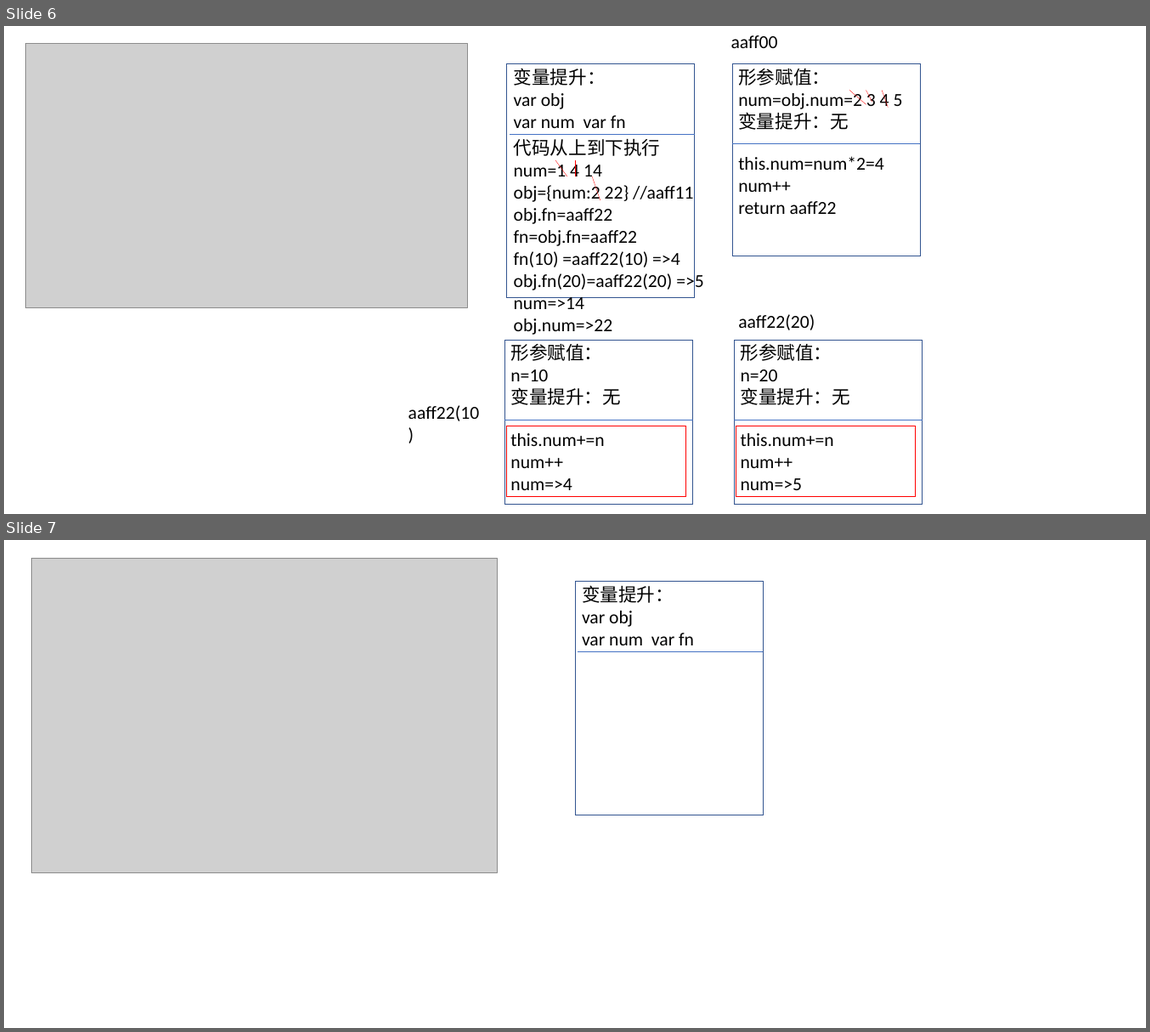
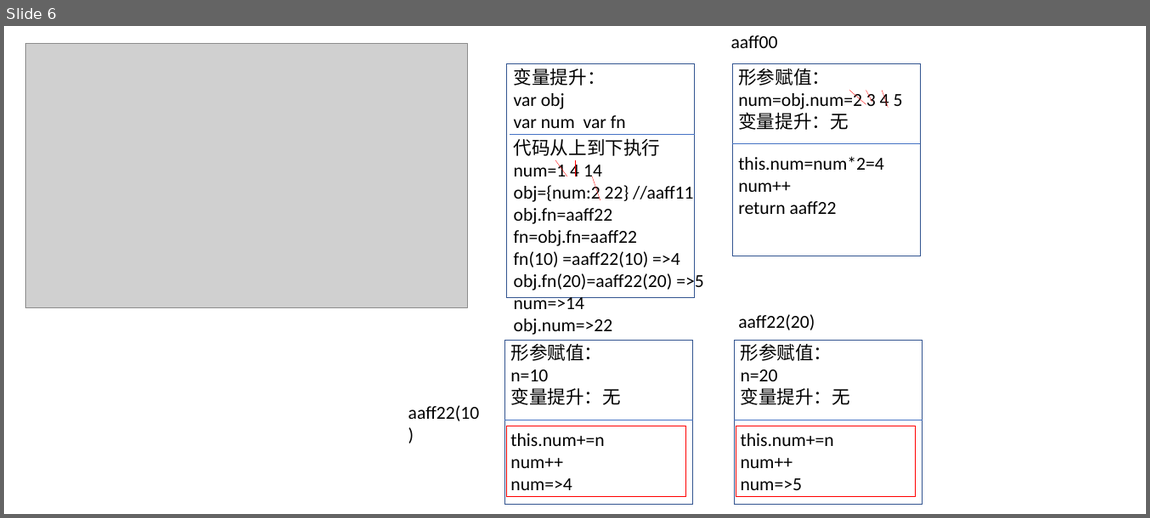
Before and after one commit to monty086/2018-, a slide deck: week2/day1/week1.3.pptx. Shown one above the other, each under a label of ours: slides 6 and 7 before the commit, slide 6 after it. The pictures are 1150x1032 and 1150x518 pixels, drawn with LibreOffice and Linux fonts; fonts in the diff are those of the drawing; grey boxes stand for pictures. Boxes give left, top, right and bottom in pixels: in the first picture for what was removed or moved away, otherwise in the second. Text is boxed around its words. In the diff, an @@ line names an element or a change of style, - is before the commit and + after.

```diff
--- a/week2/day1/week1.3.pptx
+++ b/week2/day1/week1.3.pptx
@@ slide 7 removed at [4, 540, 1146, 1028], background #FFFFFF @@
@@ picture removed at [31, 558, 497, 872] @@
@@ rectangle removed at [575, 582, 763, 815] @@
@@ text removed at [582, 585, 694, 645] @@
-变量提升：
-var obj
-var num var fn
@@ line removed from (578, 651) to (763, 651) @@
```
Also in this commit, not shown: 5 slides added, 1 other slide removed.
